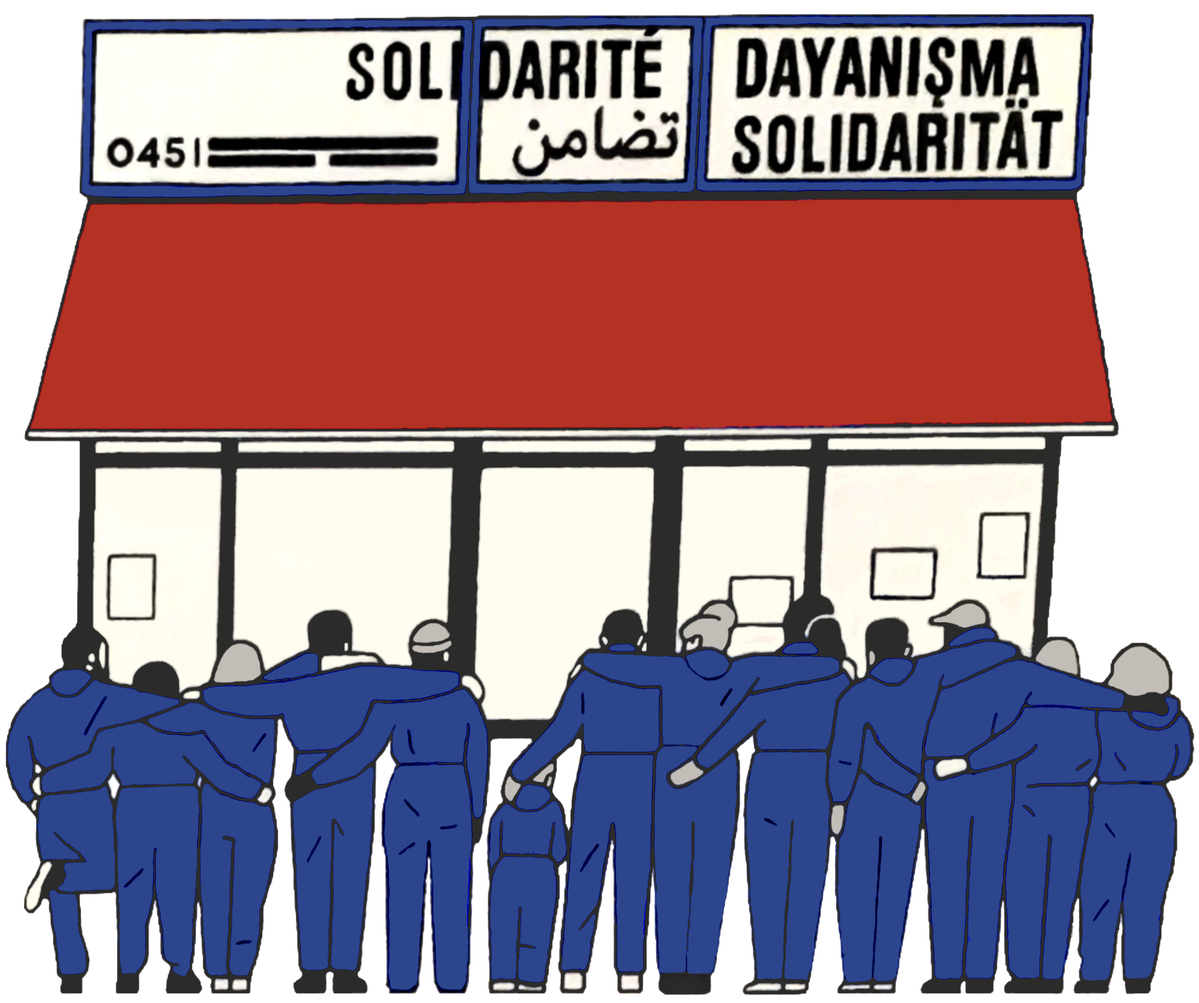
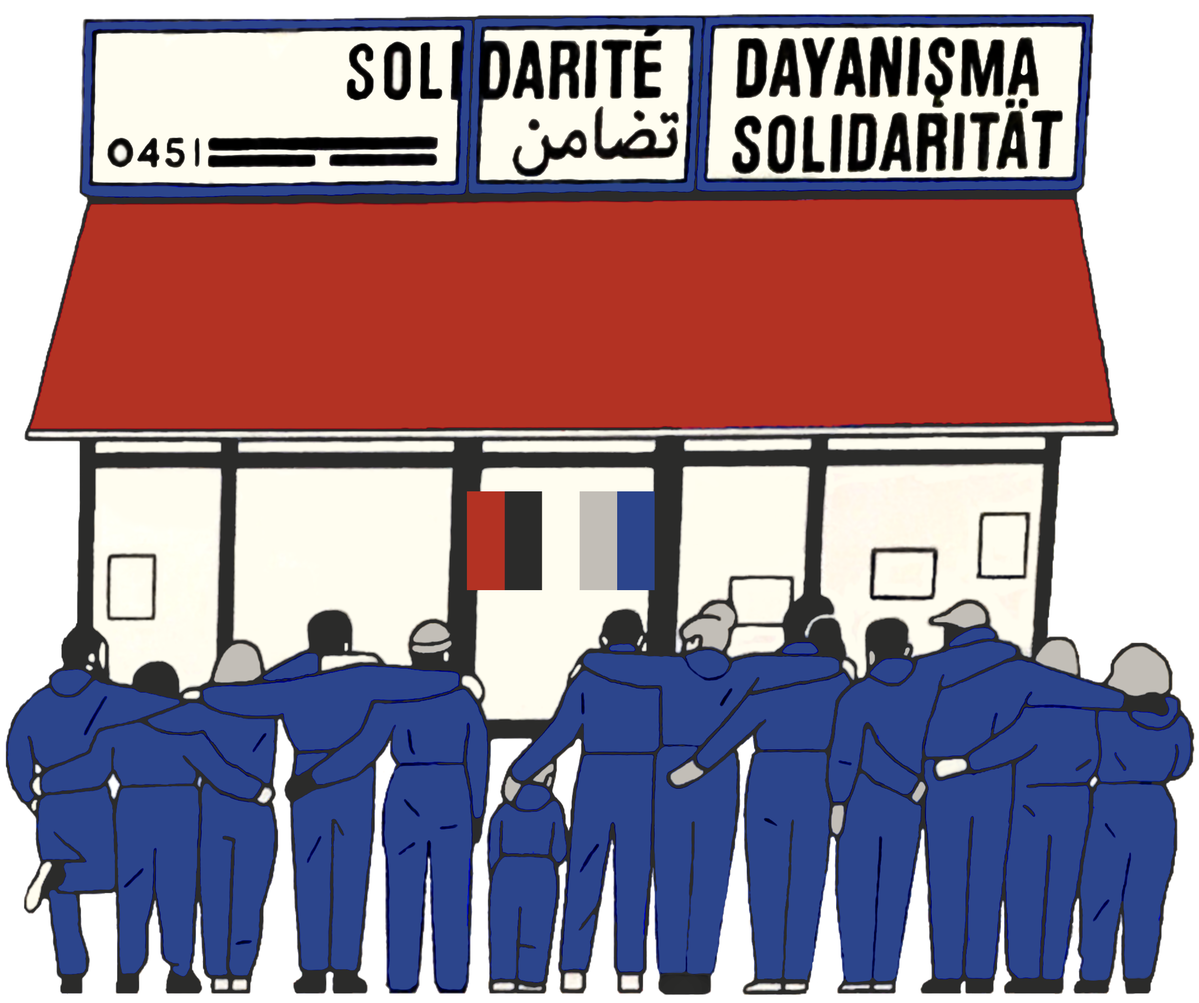
Two versions of the same layered image (1199x1003). Layer-by-layer changes:
showed "colourpalette.png" over bbox(467, 491, 655, 591)
painted on "front_bilgi_2.png" over bbox(92, 26, 1083, 185)
